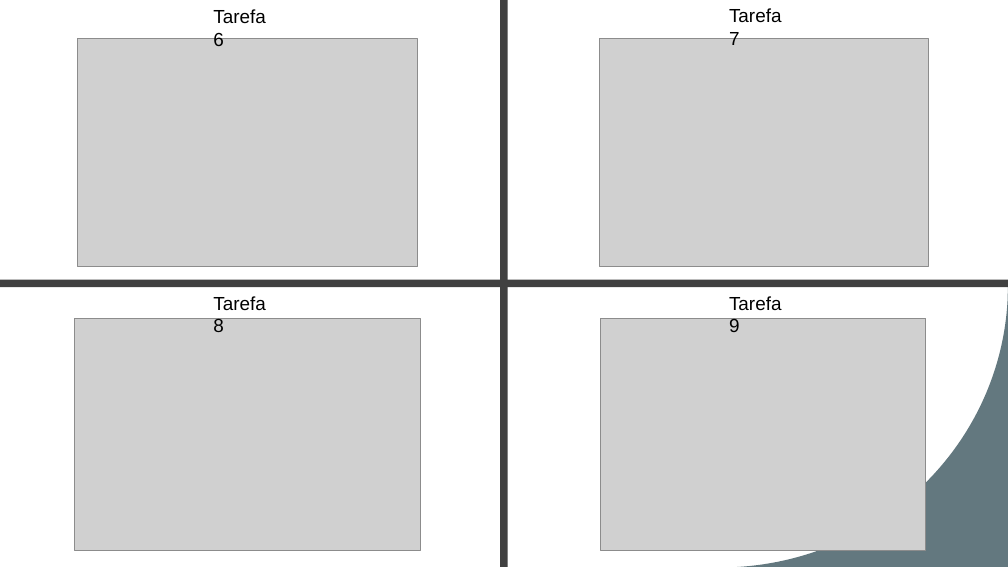
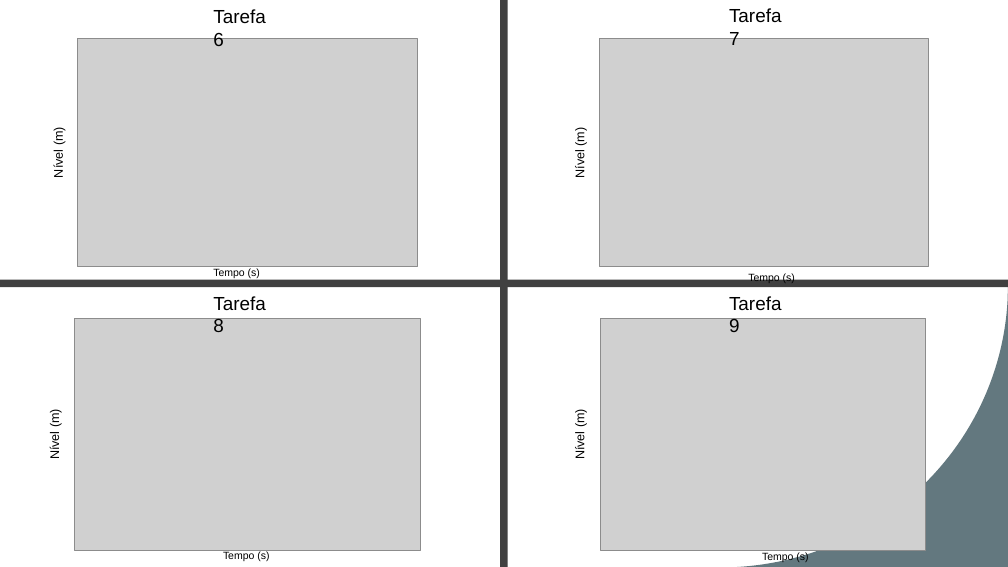
Before and after one commit to acorreia00/Matlab_CS, a slide deck: slide 5 of TP4/TP4 – Simulacao de Sistemas.pptx. Drawn at 1008x567 pixels with LibreOffice and Linux fonts; fonts in the diff are those of the drawing; grey boxes stand for pictures. Boxes give left, top, right and bottom in pixels: in the first picture for what was removed or moved away, otherwise in the second. Text is boxed around its words. In the diff, an @@ line names an element or a change of style, - is before the commit and + after.

```diff
--- a/TP4/TP4 – Simulacao de Sistemas.pptx
+++ b/TP4/TP4 – Simulacao de Sistemas.pptx
@@ text added at (x1=51, y1=128, x2=65, y2=177), 12 pt, text #000000 @@
+Nível (m)
@@ text added at (x1=573, y1=128, x2=587, y2=177), 12 pt, text #000000 @@
+Nível (m)
@@ text added at (x1=213, y1=268, x2=260, y2=278), 10 pt, text #000000 @@
+Tempo (s)
@@ text added at (x1=748, y1=273, x2=795, y2=284), 10 pt, text #000000 @@
+Tempo (s)
@@ text added at (x1=48, y1=410, x2=62, y2=458), 12 pt, text #000000 @@
+Nível (m)
@@ text added at (x1=573, y1=410, x2=587, y2=458), 12 pt, text #000000 @@
+Nível (m)
@@ text added at (x1=223, y1=551, x2=269, y2=561), 10 pt, text #000000 @@
+Tempo (s)
@@ text added at (x1=762, y1=552, x2=808, y2=563), 10 pt, text #000000 @@
+Tempo (s)
```
Also in this commit, not shown: 1 other slide changed.
